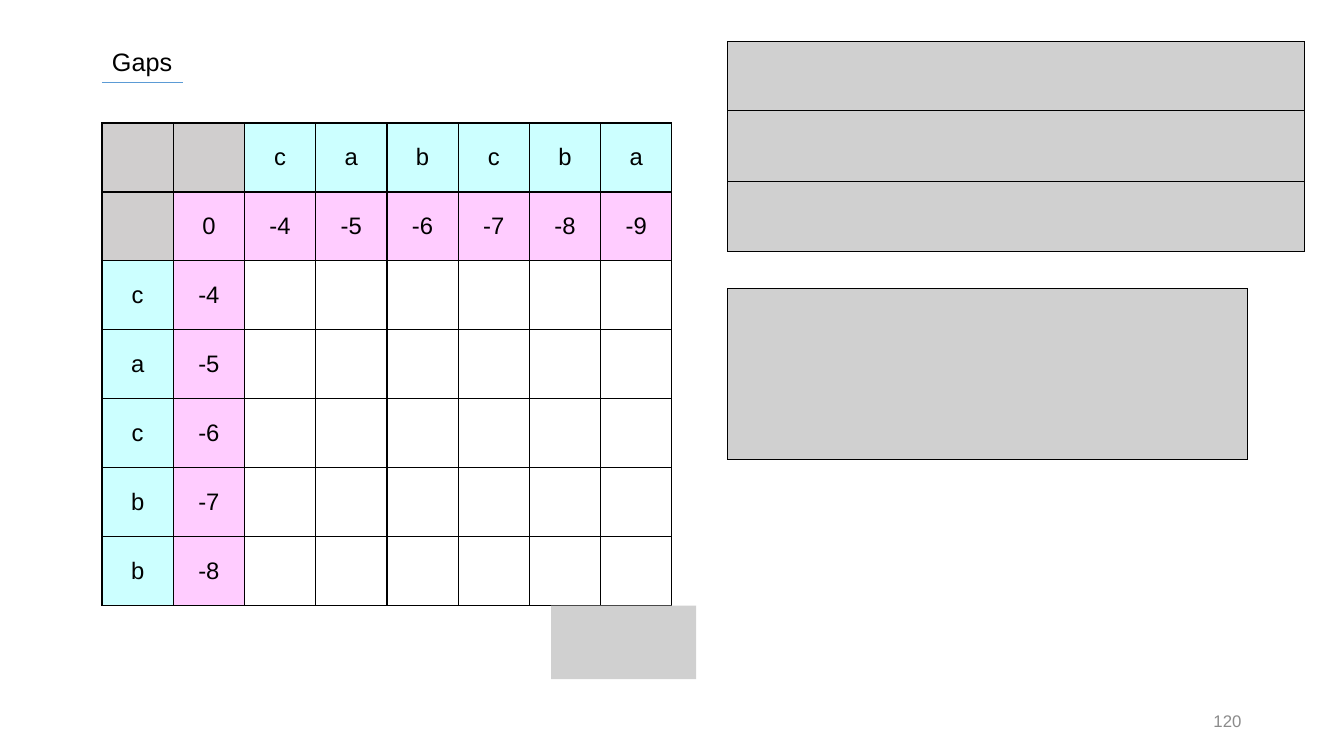
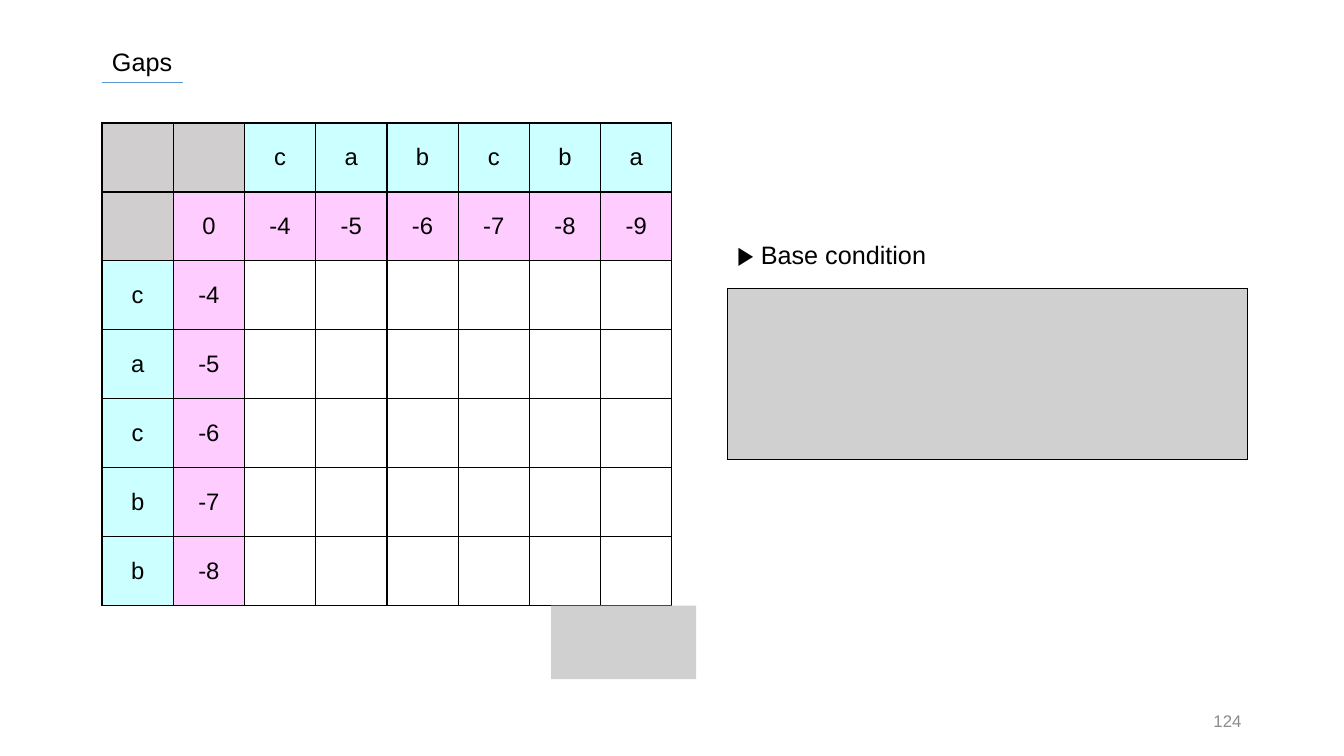
Before and after one commit to SiLviASizZ/HYU_2022, a slide deck: slide 124 of Intern/발표자료/0721/ASTS_0721.pptx (slide 120 before the commit). Drawn at 1344x756 pixels with LibreOffice and Linux fonts; fonts in the diff are those of the drawing; grey boxes stand for pictures. Boxes give left, top, right and bottom in pixels: in the first picture for what was removed or moved away, otherwise in the second. Text is boxed around its words. In the diff, an @@ line names an element or a change of style, - is before the commit and + after.

```diff
--- a/Intern/발표자료/0721/ASTS_0721.pptx
+++ b/Intern/발표자료/0721/ASTS_0721.pptx
@@ picture removed at (728,41,1305,112) @@
@@ picture removed at (728,111,1305,181) @@
@@ picture removed at (728,181,1305,252) @@
@@ text added at (761,245,926,265), 18 pt, text #000000 @@
+▶ Base condition
@@ page number at (1213,715,1241,727): text changed @@
-120
+124
```
Also in this commit, not shown: 73 other slides changed, 6 slides added, 1 slide removed, 5 other files.
